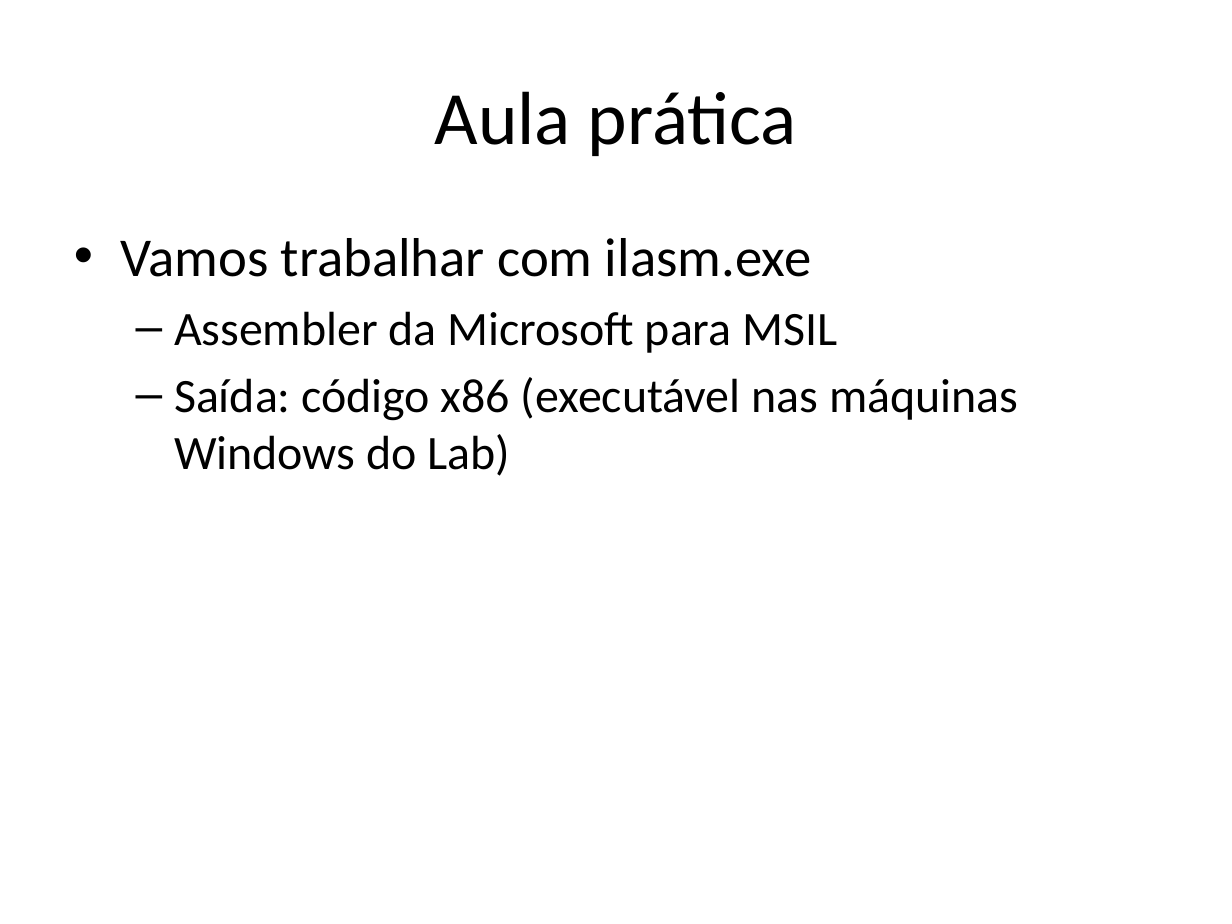
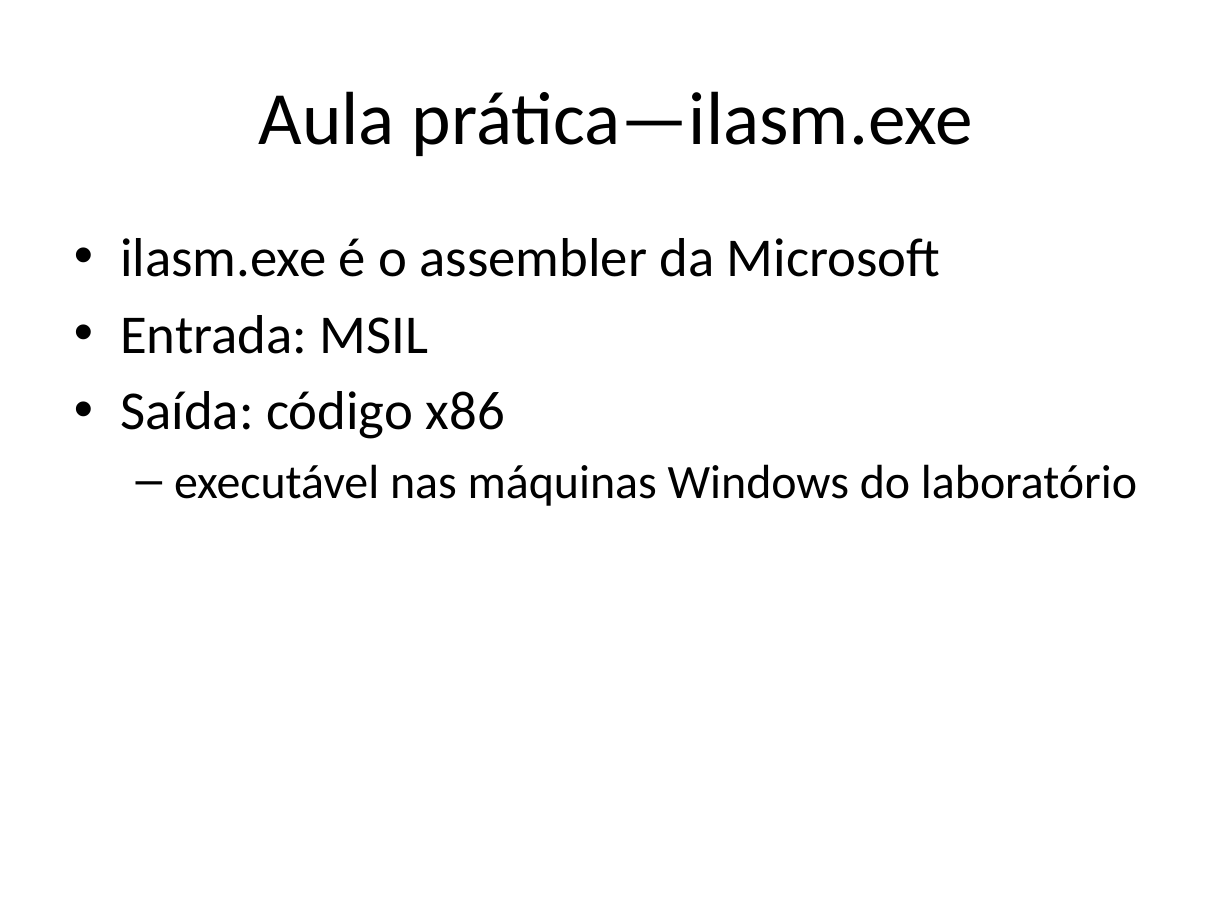
Before and after one commit to damorim/compilers-cin, a slide deck: slide 64 of slides-aulas/ambiente-exec-e-geracao-codigo.pptx. Drawn at 1232x924 pixels with LibreOffice and Linux fonts; fonts in the diff are those of the drawing. Boxes give left, top, right and bottom in pixels: in the first picture for what was removed or moved away, otherwise in the second. Text is boxed around its words. In the diff, an @@ line names an element or a change of style, - is before the commit and + after.

```diff
--- a/slides-aulas/ambiente-exec-e-geracao-codigo.pptx
+++ b/slides-aulas/ambiente-exec-e-geracao-codigo.pptx
@@ title at (259,91,972,156): text changed @@
-Aula prática
+Aula prática—ilasm.exe
@@ text at (120,238,1137,506): text changed; size 28 to 32 pt @@
-• Vamos trabalhar com ilasm.exe
-  – Assembler da Microsoft para MSIL
-  – Saída: código x86 (executável nas máquinas Windows do Lab)
+• ilasm.exe é o assembler da Microsoft
+• Entrada: MSIL
+• Saída: código x86
+  – executável nas máquinas Windows do laboratório
```
Also in this commit, not shown: 2 other slides changed, 2 other files.
